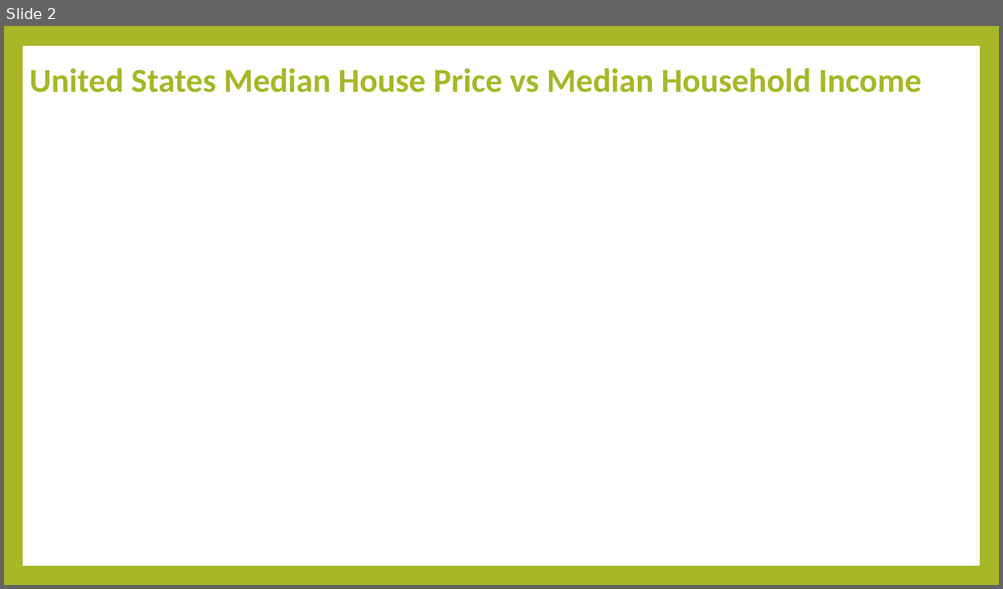
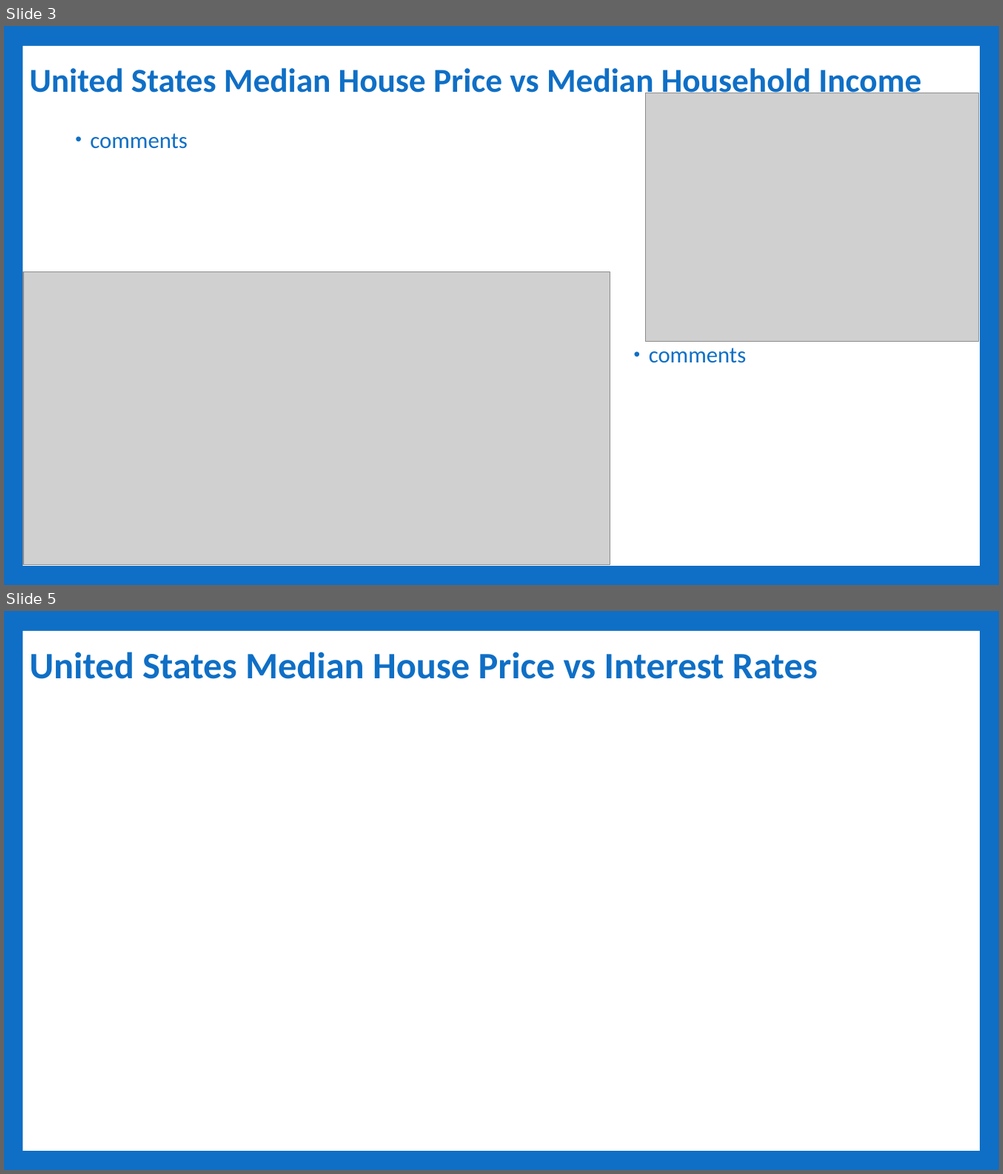
Before and after one commit to Sethdcarter/group8_data_project_1, a slide deck: Presentation/Project-1_Group-8_Presentation-US_Housing_Market.pptx. Shown one above the other, each under a label of ours: slide 2 before the commit, slides 3 and 5 after it; the slides between them are not shown. The pictures are 1003x589 and 1003x1174 pixels, drawn with LibreOffice and Linux fonts; fonts in the diff are those of the drawing; grey boxes stand for pictures. Boxes give left, top, right and bottom in pixels: in the first picture for what was removed or moved away, otherwise in the second. Text is boxed around its words. In the diff, an @@ line names an element or a change of style, - is before the commit and + after.

```diff
--- a/Presentation/Project-1_Group-8_Presentation-US_Housing_Market.pptx
+++ b/Presentation/Project-1_Group-8_Presentation-US_Housing_Market.pptx
@@ slide 5 added at [4, 611, 999, 1170], background #0F6FC6; not listed: 1 template element that a slide beside it also shows @@
@@ title added at [29, 652, 817, 679], 36 pt, text #0F6FC6, bold @@
+United States Median House Price vs Interest Rates
@@ what was slide 2 is now slide 3 @@
@@ slide 3 changed as well @@
@@ background #A6B727 to #0F6FC6 @@
@@ title "United States Median House Price ..." at [29, 64, 921, 101]: text colour #A6B727 to #0F6FC6 @@
@@ picture added at [645, 93, 978, 342] @@
@@ text added at [90, 133, 188, 149], 22 pt, text #0F6FC6 @@
+• comments
@@ picture added at [23, 272, 610, 565] @@
@@ text added at [649, 348, 746, 363], 22 pt, text #0F6FC6 @@
+• comments
```
Also in this commit, not shown: 1 other slide changed, 4 other slides added, 1 other file.
